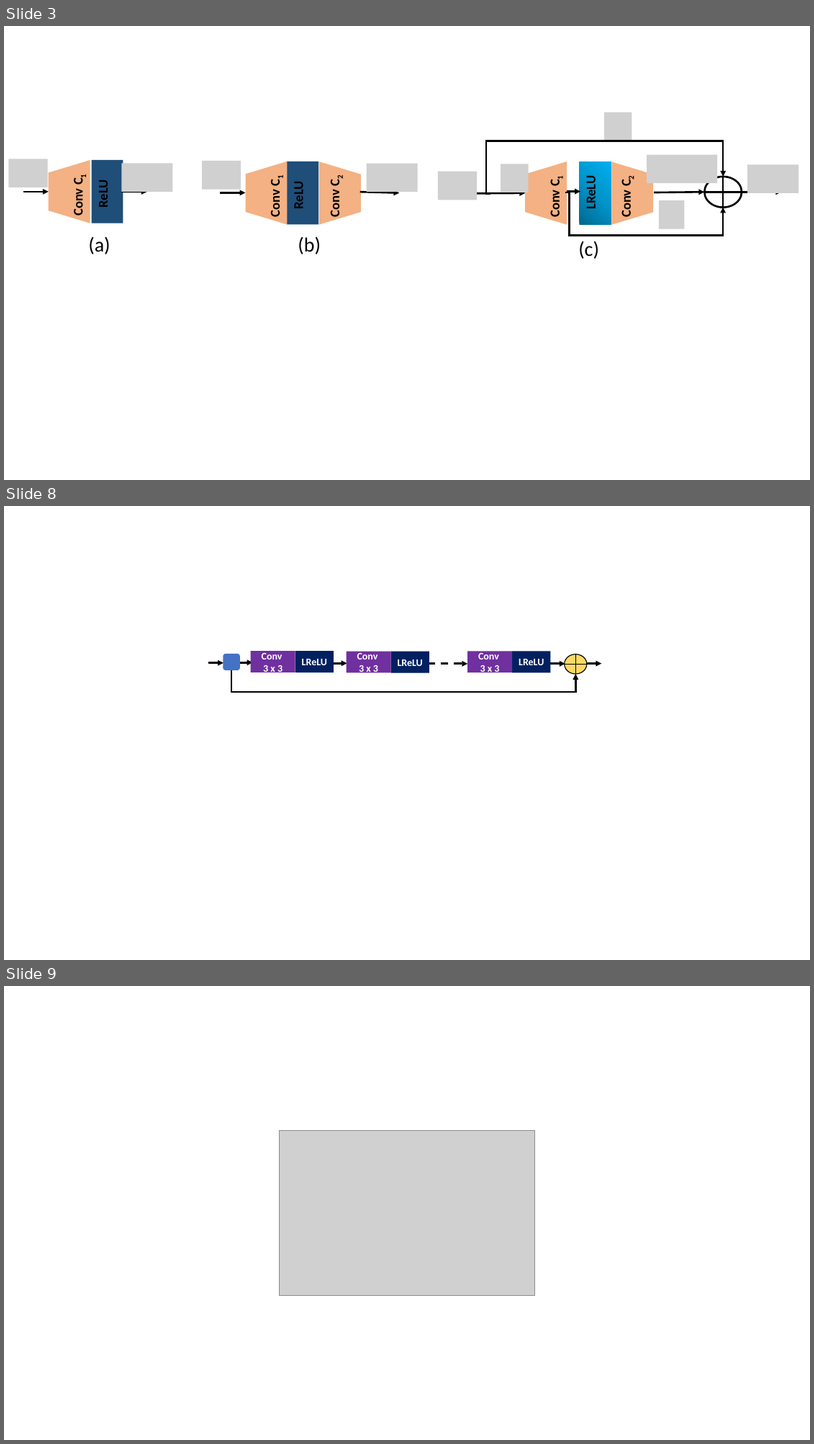
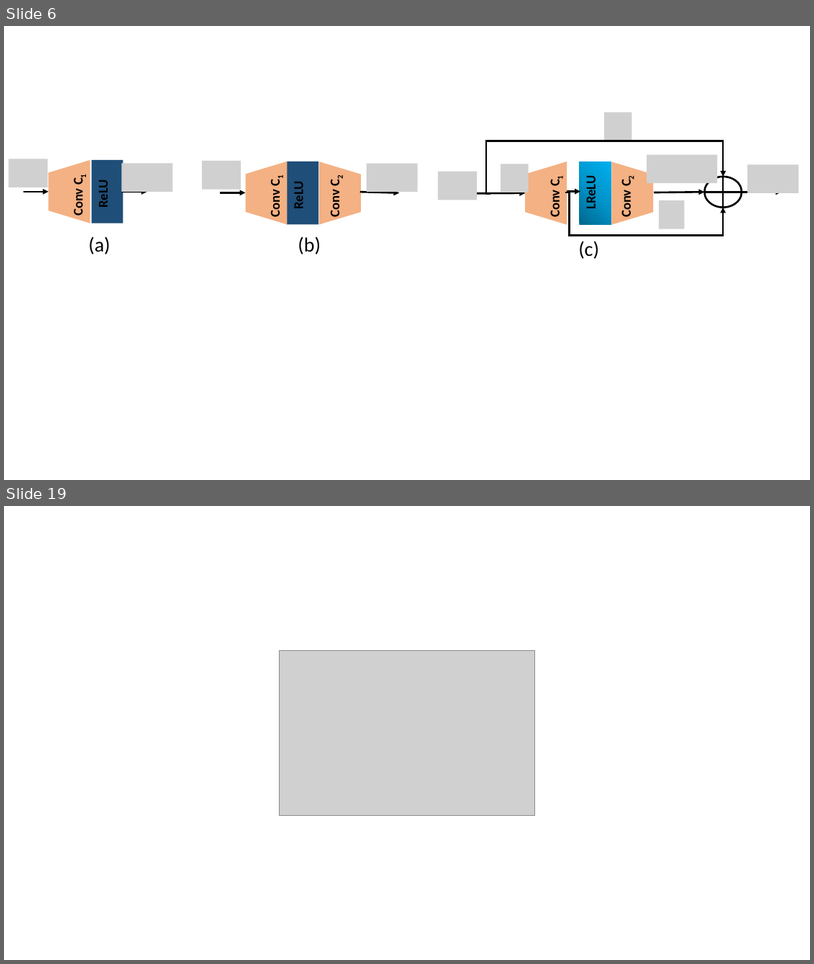
Before and after one commit to niazwazir/WAZIR_SENEXT, a slide deck: FINAL_WAZIR_MODEL.pptx. Shown one above the other, each under a label of ours: slides 3, 8 and 9 before the commit, slides 6 and 19 after it; the slides between them are not shown. The pictures are 814x1444 and 814x964 pixels, drawn with LibreOffice and Linux fonts; fonts in the diff are those of the drawing; grey boxes stand for pictures. Boxes give left, top, right and bottom in pixels: in the first picture for what was removed or moved away, otherwise in the second. Text is boxed around its words. In the diff, an @@ line names an element or a change of style, - is before the commit and + after.

```diff
--- a/FINAL_WAZIR_MODEL.pptx
+++ b/FINAL_WAZIR_MODEL.pptx
@@ slide 8 removed at (4,506,810,960), background #FFFFFF @@
@@ rounded rectangle removed at (223,654,240,671) @@
@@ rectangle removed at (251,651,296,672) @@
-Conv
-3 x 3
@@ rectangle removed at (296,651,334,673) @@
-LReLU
@@ rectangle removed at (347,651,391,673) @@
-Conv
-3 x 3
@@ rectangle removed at (391,651,430,673) @@
-LReLU
@@ rectangle removed at (468,651,513,673) @@
-Conv
-3 x 3
@@ rectangle removed at (513,651,551,673) @@
-LReLU
@@ flow chart or removed at (565,654,587,674) @@
@@ arrow removed from (208, 663) to (224, 663) @@
@@ elbow arrow removed from (232, 670) to (576, 674) @@
@@ arrow removed from (238, 663) to (252, 663) @@
@@ arrow removed from (332, 663) to (347, 663) @@
@@ arrow removed from (428, 663) to (468, 663) @@
@@ arrow removed from (551, 663) to (566, 663) @@
@@ arrow removed from (587, 663) to (602, 663) @@
@@ what was slide 3 is now slide 6 @@
@@ what was slide 9 is now slide 19 @@
```
Also in this commit, not shown: 5 slides changed, 6 slides added, 3 other slides removed, 33 other files.
